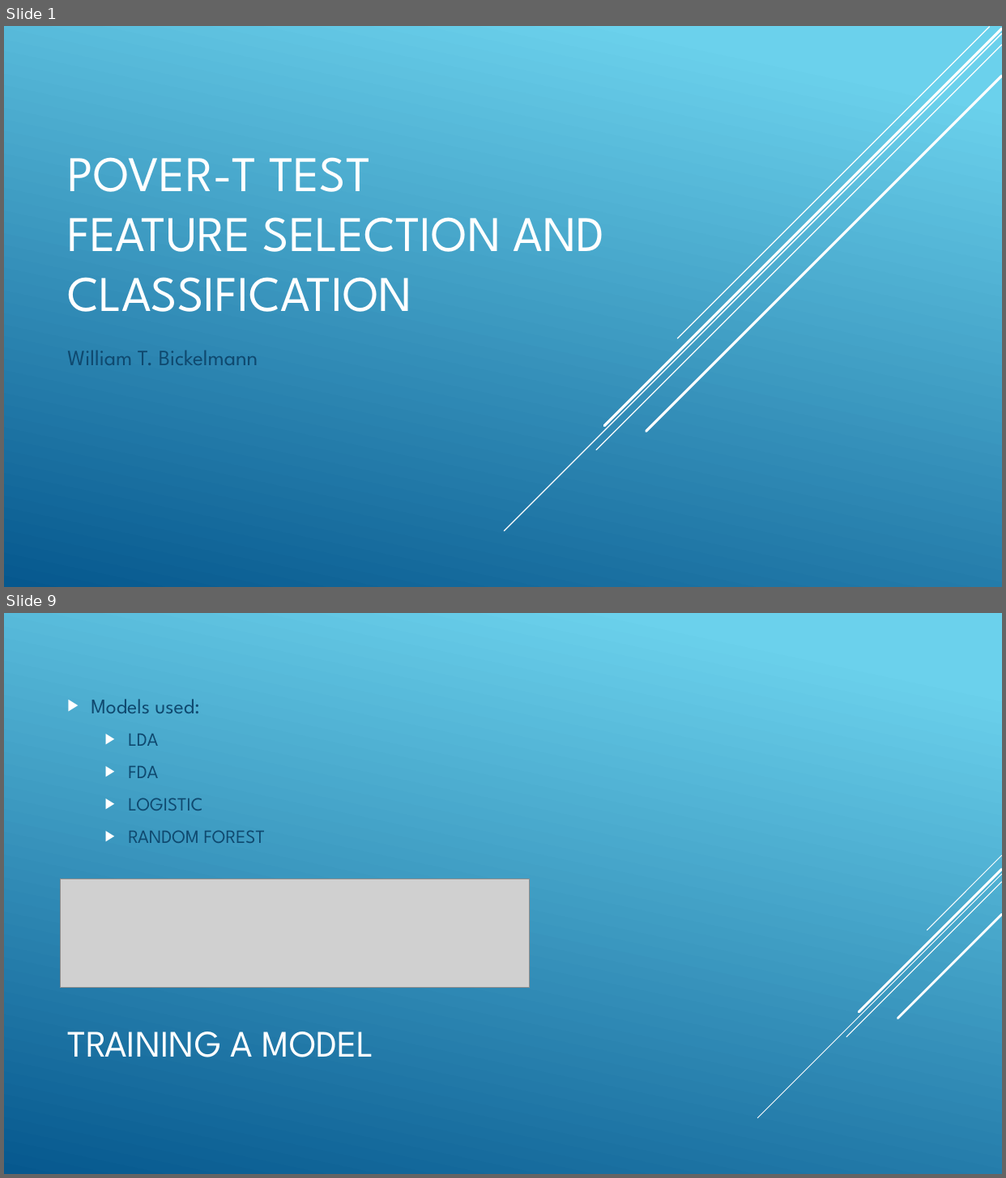
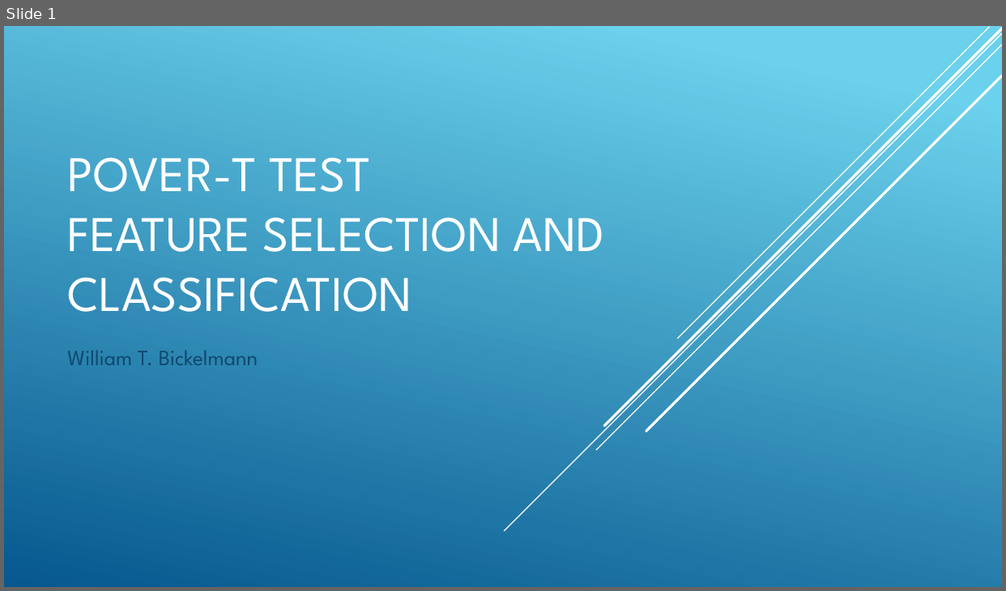
Before and after one commit to wbickelmann/MLProjects, a slide deck: PoveR-T Test_slides.pptx. Shown one above the other, each under a label of ours: slides 1 and 9 before the commit, slide 1 after it; the slides between them are not shown. The pictures are 1006x1178 and 1006x591 pixels, drawn with LibreOffice and Linux fonts; fonts in the diff are those of the drawing; grey boxes stand for pictures. Boxes give left, top, right and bottom in pixels: in the first picture for what was removed or moved away, otherwise in the second. Text is boxed around its words. In the diff, an @@ line names an element or a change of style, - is before the commit and + after.

```diff
--- a/PoveR-T Test_slides.pptx
+++ b/PoveR-T Test_slides.pptx
@@ slide 9 removed at box(4, 613, 1002, 1174), background gradient #6ED2EB to #06588E @@
@@ text removed at box(91, 699, 265, 843) @@
-▶ Models used:
-  ▶ LDA
-  ▶ FDA
-  ▶ LOGISTIC
-  ▶ RANDOM FOREST
@@ picture removed at box(60, 879, 530, 988) @@
@@ group removed at box(758, 855, 1002, 1118): 5 lines @@
@@ title removed at box(67, 1032, 373, 1058) @@
-TRAINING A MODEL
```
Also in this commit, not shown: 1 slide changed, 8 slides added, 7 other slides removed, 8 other files.
